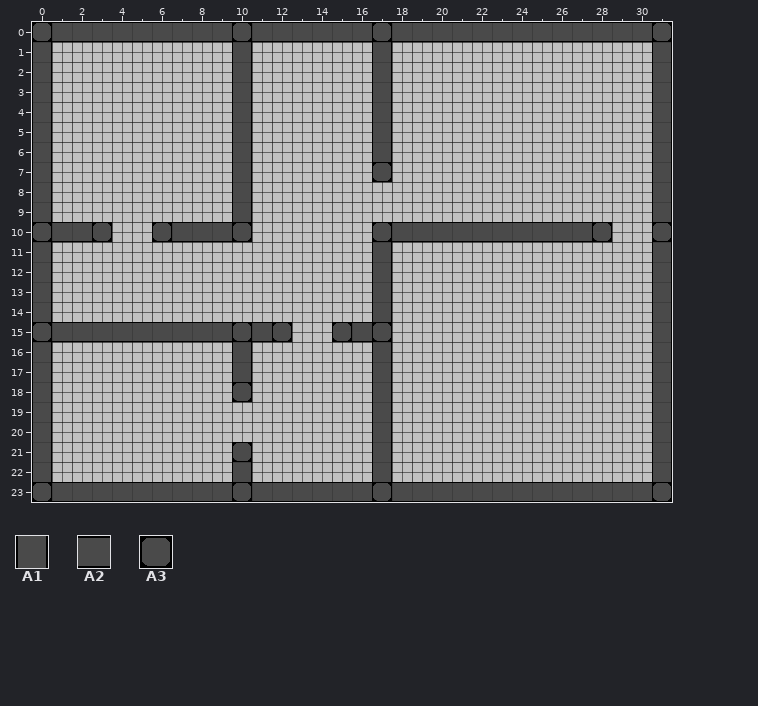
Tiled map: res/levels/untitled.tmx. The picture above was drawn from the file before the commit.
Cells are 32x32 px. Shown: x 0..31, y 0..23. Tiles whose own drawing changed are shown in their newer look in all pictures.
Key: from "default": A1 32, A2 34, A3 64.
__ is an empty cell.
Layers that did not change in this view are not listed.
Layer "Walls" before, first column x 0:
 0 A3 A2 A2 A2 A2 A2 A2 A2 A2 A2 A3 A2 A2 A2 A2 A2 A2 A3 A2 A2 A2 A2 A2 A2 A2 A2 A2 A2 A2 A2 A2 A3
 1 A1 __ __ __ __ __ __ __ __ __ A1 __ __ __ __ __ __ A1 __ __ __ __ __ __ __ __ __ __ __ __ __ A1
 2 A1 __ __ __ __ __ __ __ __ __ A1 __ __ __ __ __ __ A1 __ __ __ __ __ __ __ __ __ __ __ __ __ A1
 3 A1 __ __ __ __ __ __ __ __ __ A1 __ __ __ __ __ __ A1 __ __ __ __ __ __ __ __ __ __ __ __ __ A1
 4 A1 __ __ __ __ __ __ __ __ __ A1 __ __ __ __ __ __ A1 __ __ __ __ __ __ __ __ __ __ __ __ __ A1
 5 A1 __ __ __ __ __ __ __ __ __ A1 __ __ __ __ __ __ A1 __ __ __ __ __ __ __ __ __ __ __ __ __ A1
 6 A1 __ __ __ __ __ __ __ __ __ A1 __ __ __ __ __ __ A1 __ __ __ __ __ __ __ __ __ __ __ __ __ A1
 7 A1 __ __ __ __ __ __ __ __ __ A1 __ __ __ __ __ __ A3 __ __ __ __ __ __ __ __ __ __ __ __ __ A1
 8 A1 __ __ __ __ __ __ __ __ __ A1 __ __ __ __ __ __ __ __ __ __ __ __ __ __ __ __ __ __ __ __ A1
 9 A1 __ __ __ __ __ __ __ __ __ A1 __ __ __ __ __ __ __ __ __ __ __ __ __ __ __ __ __ __ __ __ A1
10 A3 A2 A2 A3 __ __ A3 A2 A2 A2 A3 __ __ __ __ __ __ A3 A2 A2 A2 A2 A2 A2 A2 A2 A2 A2 A3 __ __ A3
11 A1 __ __ __ __ __ __ __ __ __ __ __ __ __ __ __ __ A1 __ __ __ __ __ __ __ __ __ __ __ __ __ A1
12 A1 __ __ __ __ __ __ __ __ __ __ __ __ __ __ __ __ A1 __ __ __ __ __ __ __ __ __ __ __ __ __ A1
13 A1 __ __ __ __ __ __ __ __ __ __ __ __ __ __ __ __ A1 __ __ __ __ __ __ __ __ __ __ __ __ __ A1
14 A1 __ __ __ __ __ __ __ __ __ __ __ __ __ __ __ __ A1 __ __ __ __ __ __ __ __ __ __ __ __ __ A1
15 A3 A2 A2 A2 A2 A2 A2 A2 A2 A2 A3 A2 A3 __ __ A3 A2 A3 __ __ __ __ __ __ __ __ __ __ __ __ __ A1
16 A1 __ __ __ __ __ __ __ __ __ A1 __ __ __ __ __ __ A1 __ __ __ __ __ __ __ __ __ __ __ __ __ A1
17 A1 __ __ __ __ __ __ __ __ __ A1 __ __ __ __ __ __ A1 __ __ __ __ __ __ __ __ __ __ __ __ __ A1
18 A1 __ __ __ __ __ __ __ __ __ A3 __ __ __ __ __ __ A1 __ __ __ __ __ __ __ __ __ __ __ __ __ A1
19 A1 __ __ __ __ __ __ __ __ __ __ __ __ __ __ __ __ A1 __ __ __ __ __ __ __ __ __ __ __ __ __ A1
20 A1 __ __ __ __ __ __ __ __ __ __ __ __ __ __ __ __ A1 __ __ __ __ __ __ __ __ __ __ __ __ __ A1
21 A1 __ __ __ __ __ __ __ __ __ A3 __ __ __ __ __ __ A1 __ __ __ __ __ __ __ __ __ __ __ __ __ A1
22 A1 __ __ __ __ __ __ __ __ __ A1 __ __ __ __ __ __ A1 __ __ __ __ __ __ __ __ __ __ __ __ __ A1
23 A3 A2 A2 A2 A2 A2 A2 A2 A2 A2 A3 A2 A2 A2 A2 A2 A2 A3 A2 A2 A2 A2 A2 A2 A2 A2 A2 A2 A2 A2 A2 A3
After the commit:
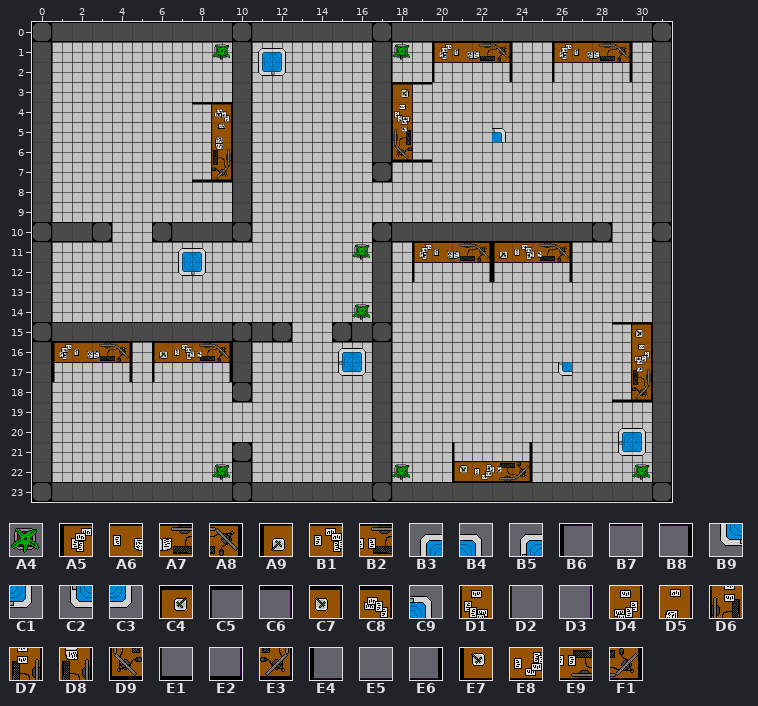
Further tiles: from "default": A4 4, A5 23, A6 24, A7 25, A8 26, A9 28, B1 29, B2 30, B3 36, B4 37, B5 38, B6 55, B7 56, B8 58, B9 68, C1 69, C2 70, C3 71, C4 90, C5 91, C6 92, C7 93, C8 95, C9 103, D1 122, D2 123, D3 124, D4 125, D5 127, D6 154, D7 157, D8 159, D9 186, E1 187, E2 188, E3 189, E4 220, E5 221, E6 223, E7 252, E8 253, E9 254, F1 255.
Change:
Changed rows in their new state; .. is an unchanged cell.
Layer "Walls":
first column x 8:
 1 .. A4 .. B3 B4 .. .. .. .. .. A4 .. A5 A6 A7 A8 .. .. A5 A6 A7 A8
 2 .. .. .. B9 C1 .. .. .. .. .. .. .. B6 B7 B7 B8 .. .. B6 B7 B7 B8
 3 .. .. .. .. .. .. .. .. .. .. C4 C5 .. .. .. .. .. .. .. .. .. ..
 4 C6 C8 .. .. .. .. .. .. .. .. D1 D2 .. .. .. .. .. .. .. .. .. ..
 5 D3 D5 .. .. .. .. .. .. .. .. D6 D2 .. .. .. C9 .. .. .. .. .. ..
 6 D3 D8 .. .. .. .. .. .. .. .. D9 E1 .. .. .. .. .. .. .. .. .. ..
 7 E2 E3 .. .. .. .. .. .. .. .. .. .. .. .. .. .. .. .. .. .. .. ..
first column x 1:
11 .. .. .. .. .. .. B3 B4 .. .. .. .. .. .. .. A4 .. .. A5 A6 A7 A8 A9 B1 B2 A8 .. .. .. ..
12 .. .. .. .. .. .. B9 C1 .. .. .. .. .. .. .. .. .. .. B6 B7 B7 B8 B6 B7 B7 B8 .. .. .. ..
14 .. .. .. .. .. .. .. .. .. .. .. .. .. .. .. A4 .. .. .. .. .. .. .. .. .. .. .. .. .. ..
15 .. .. .. .. .. .. .. .. .. .. .. .. .. .. .. .. .. .. .. .. .. .. .. .. .. .. .. .. C6 C7
16 A5 A6 A7 A8 .. A9 B1 B2 A8 .. .. .. .. .. B5 B4 .. .. .. .. .. .. .. .. .. .. .. .. D3 D4
17 B6 B7 B7 B8 .. B6 B7 B7 B8 .. .. .. .. .. C2 C3 .. .. .. .. .. .. .. .. .. C2 .. .. D3 D7
18 .. .. .. .. .. .. .. .. .. .. .. .. .. .. .. .. .. .. .. .. .. .. .. .. .. .. .. .. E2 E3
20 .. .. .. .. .. .. .. .. .. .. .. .. .. .. .. .. .. .. .. .. .. .. .. .. .. .. .. .. B5 B4
21 .. .. .. .. .. .. .. .. .. .. .. .. .. .. .. .. .. .. .. .. E4 E5 E5 E6 .. .. .. .. C2 C3
22 .. .. .. .. .. .. .. .. A4 .. .. .. .. .. .. .. .. A4 .. .. E7 E8 E9 F1 .. .. .. .. .. A4
